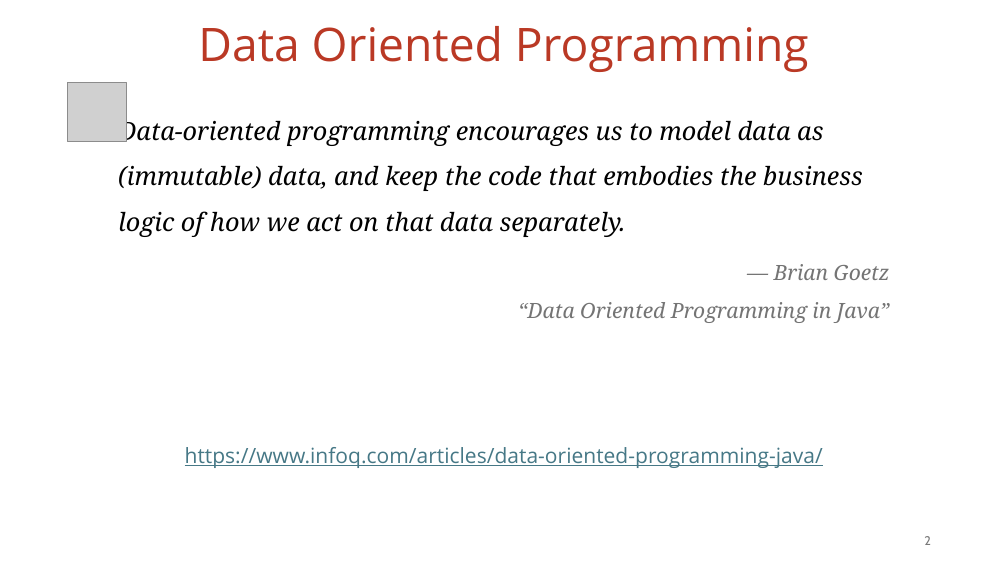
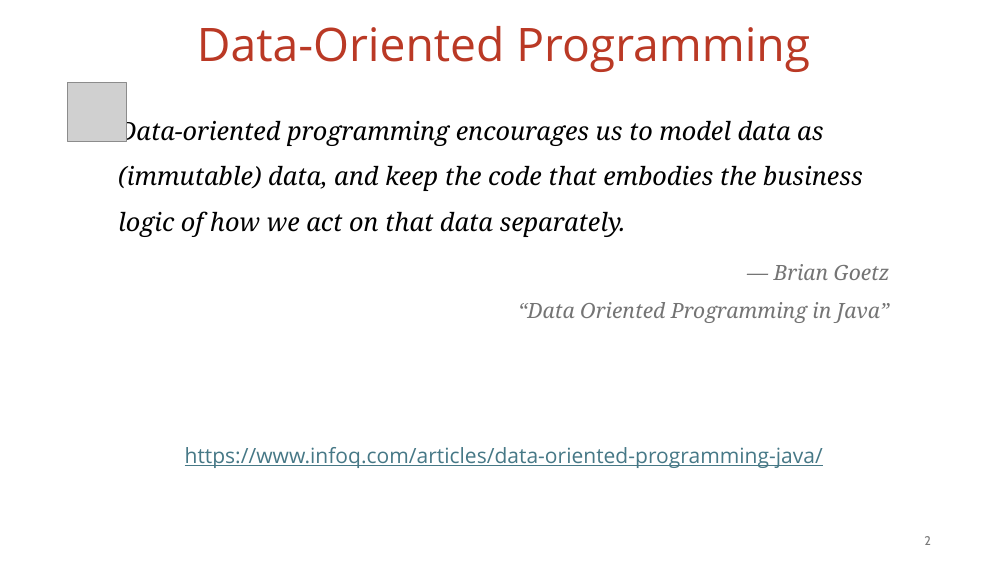
Before and after one commit to vmzakharov/missing-dataframe-talk, a slide deck: slide 2 of presentation/Missing_Dataframe_Short.pptx. Drawn at 1008x567 pixels with LibreOffice and Linux fonts; fonts in the diff are those of the drawing; grey boxes stand for pictures. Boxes give left, top, right and bottom in pixels: in the first picture for what was removed or moved away, otherwise in the second. Text is boxed around its words. In the diff, an @@ line names an element or a change of style, - is before the commit and + after.

```diff
--- a/presentation/Missing_Dataframe_Short.pptx
+++ b/presentation/Missing_Dataframe_Short.pptx
@@ title at box(197, 26, 810, 72): text changed @@
-Data Oriented Programming
+Data-Oriented Programming
```
Also in this commit, not shown: 12 other slides changed, 2 slides added, 1 other file.
